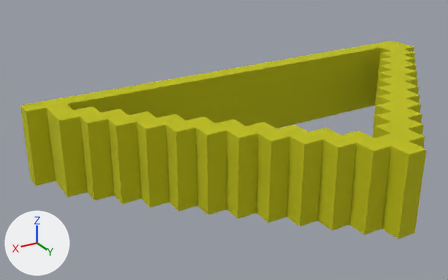
The OBJ model Assets/3DModel/UDButton/UpDownButton.vox-1.obj, before and after one commit.
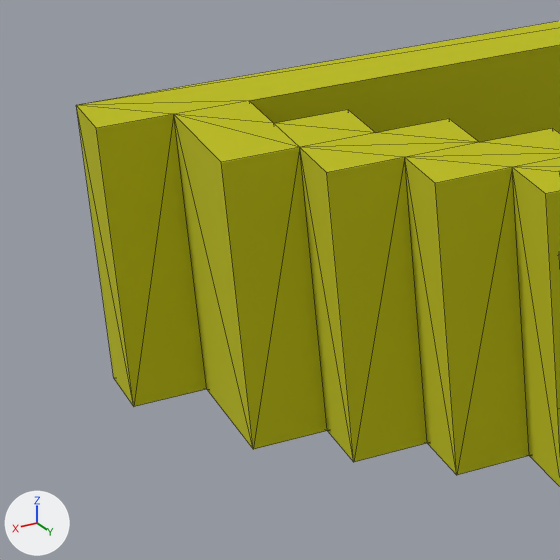
Old and new are each drawn whole from a 50 mm camera at (1.822, 2.579, 1.446) aimed at (0.322, 0.079, 0.196) and again close up on the part from 0% to 33% of the width and 28% to 81% of the height. The axes (+X, +Y, +Z) are drawn at lower left. The lights are the same throughout. The close-ups show mesh edges as thin lines. Where no turn or scale is listed for an object, it has been applied to the vertices. Vertices at the same position are counted once.

The scene before the commit, as lines of its bpy script (objects in view):
```python
me_untitled = bpy.data.meshes.new('Untitled')
me_untitled.from_pydata(...)  # 192 vertices, 384 faces; spans x -1.3..1.2, y -0.4..1.0, z 0.0..0.4
me_untitled.materials.append(mat_palette)  # picture img_updownbutton_vox_1_png
# before: 184 (1.1, -0.3, 0.0) at pixel (206, 389), 186 (1.1, -0.3, 0.4) at pixel (173, 114), 189 (1.2, -0.3, 0.0) at pixel (133, 406), 191 (1.2, -0.3, 0.4) at pixel (96, 128)
ob_untitled = bpy.data.objects.new('Untitled', me_untitled)
ob_untitled.location = (0.0, 0.0, 0.0)
```
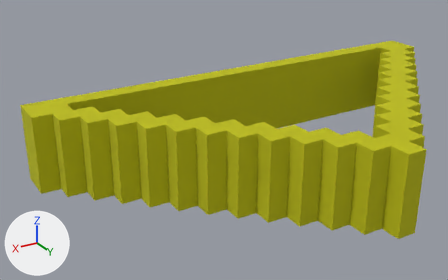
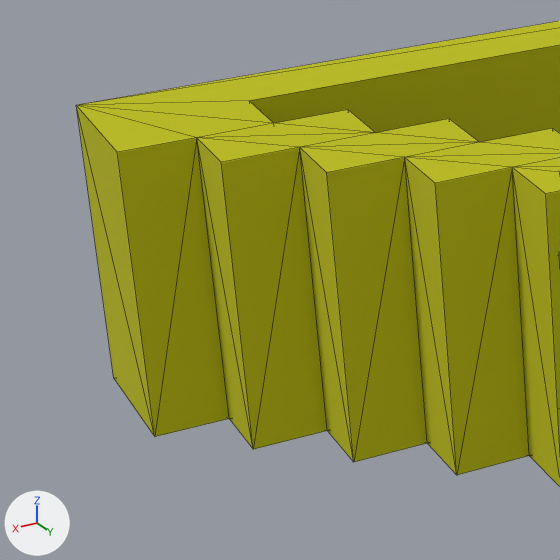
Edits to the scene script, one JSON object a line:
```json
{"block": "me_untitled", "where": "me_untitled.from_pydata(...)  # 192 vertices, 384 faces; spans x -1.3..1.2, y -0.4..1.0, z 0.0..0.4"}
{"block": "me_untitled", "where": "# used by ob_untitled; location = (0.0, 0.0, 0.0)"}
{"block": "me_untitled", "change": "me_untitled part 1"}
{"op": "add", "block": "me_untitled", "code": "for i in [184, 186, 189, 191]: me_untitled.vertices[i].co += Vector((0.0, 0.1, 0.0))"}
```

Where the change shows, as pixel boxes (x1, y1, x2, y2) in the close-ups (560 x 560 px; the box of a moved part takes in the faces that stretch with it):
```json
{"part": 1, "of": "me_untitled", "change": "moved or reshaped", "before": [76, 101, 299, 448], "after": [76, 105, 373, 448]}
```
